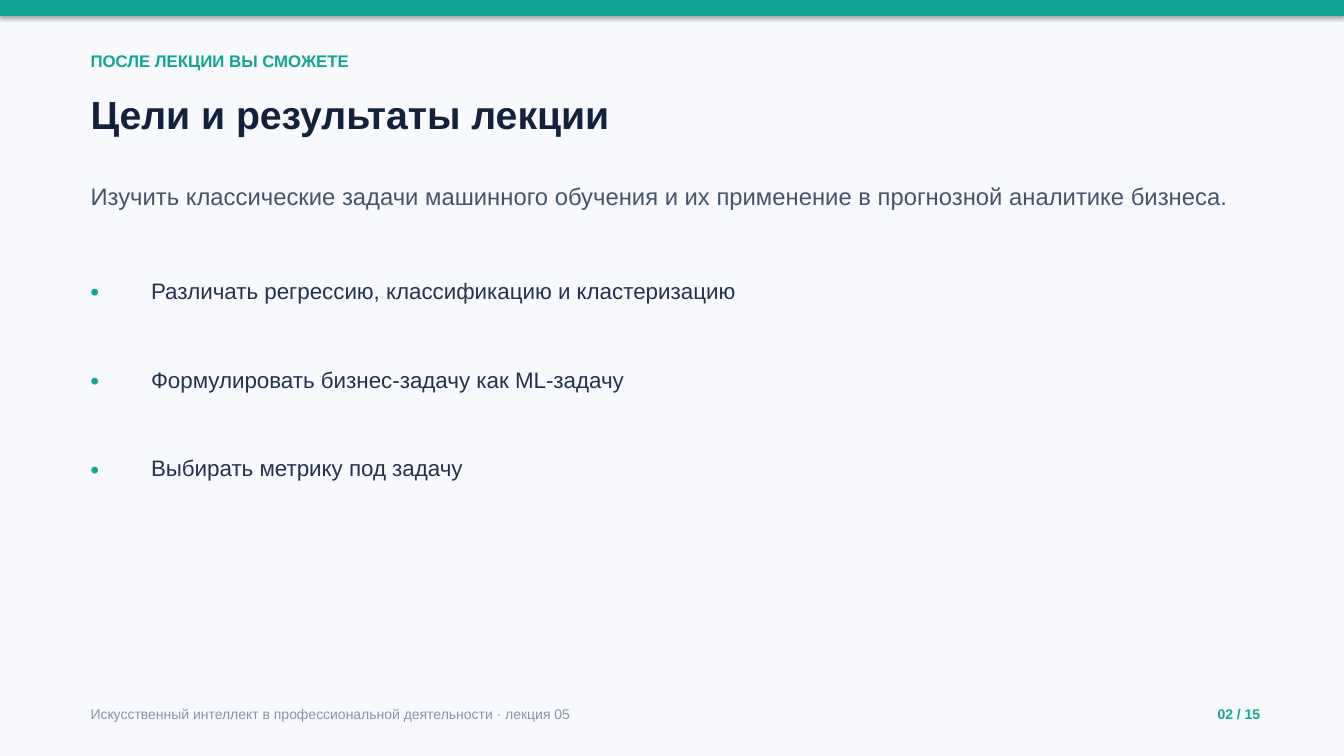
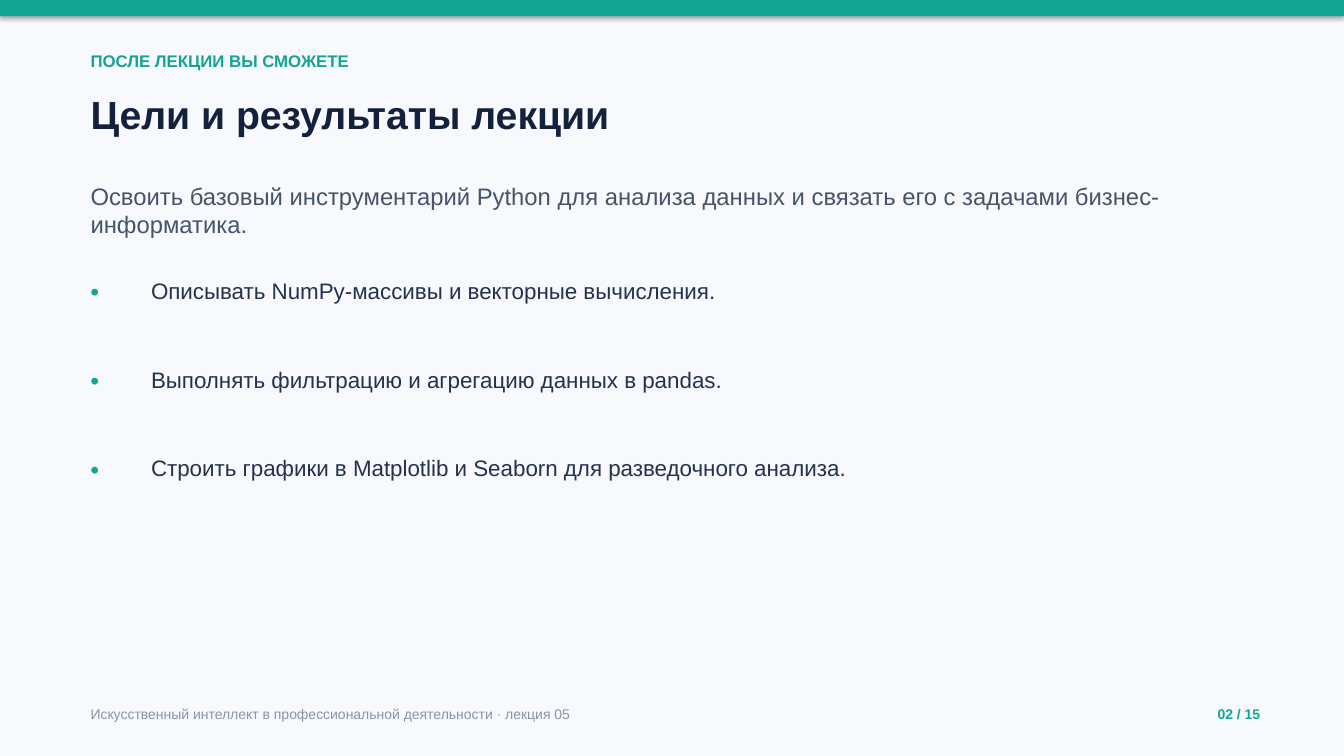
Before and after one commit to ketty3/ketty3.github.io, a slide deck: slide 2 of presentations/lecture-05.pptx. Drawn at 1344x756 pixels with LibreOffice and Linux fonts; fonts in the diff are those of the drawing. Boxes give left, top, right and bottom in pixels: in the first picture for what was removed or moved away, otherwise in the second. Text is boxed around its words. In the diff, an @@ line names an element or a change of style, - is before the commit and + after.

```diff
--- a/presentations/lecture-05.pptx
+++ b/presentations/lecture-05.pptx
@@ text at <box>91,187,1159,238</box>: text changed @@
-Изучить классические задачи машинного обучения и их применение в прогнозной аналитике бизнеса.
+Освоить базовый инструментарий Python для анализа данных и связать его с задачами бизнес-информатика.
@@ text at <box>151,283,715,304</box>: text changed @@
-Различать регрессию, классификацию и кластеризацию
+Описывать NumPy-массивы и векторные вычисления.
@@ text at <box>151,371,721,393</box>: text changed @@
-Формулировать бизнес-задачу как ML-задачу
+Выполнять фильтрацию и агрегацию данных в pandas.
@@ text at <box>151,459,846,481</box>: text changed @@
-Выбирать метрику под задачу
+Строить графики в Matplotlib и Seaborn для разведочного анализа.
```
Also in this commit, not shown: 12 other slides changed, 2 slides added, 2 slides removed, 43 other files.
